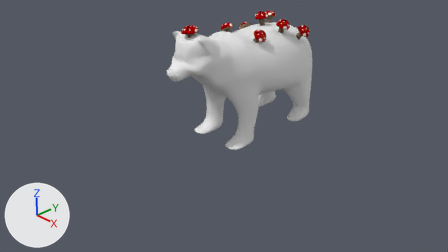
The Blender file Art assets/Bear.blend as it was, and as the next commit left it.
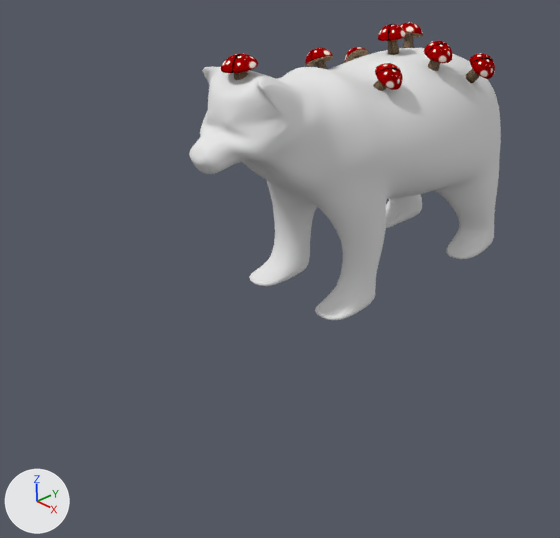
There are two pictures of each version: one from the file's camera 'Camera', one close up on the part from 17% to 76% of the width and 0% to 100% of the height. Arrows for +X, +Y and +Z are at lower left; the lights stay in place.

Names of what the first close-up shows: 'Mush', 'bear'.
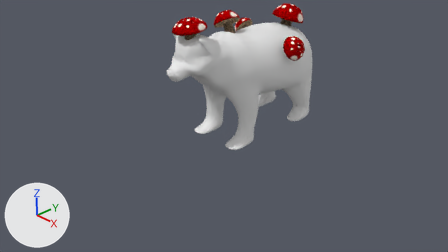
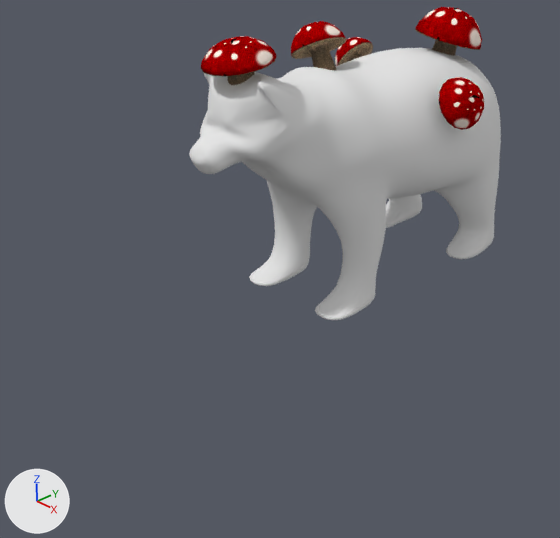
Diff of the bpy script that builds the scene:
```diff
--- a/Art assets/Bear.blend.py
+++ b/Art assets/Bear.blend.py
@@ me_circle_001 @@
 me_circle_001.from_pydata(...)  # 400 vertices, 448 faces; spans x -1.39..0.46, y -2.91..0.34, z 0.01..0.89
 # used by ob_mush; location = (0.41, 2.26, 1.92)
+# me_circle_001 part 1: the loose piece of 50 vertices spanning x -0.64..-0.19, y -2.91..-2.46, z 0.56..0.89 is scaled about its middle by 2.02
+# me_circle_001 part 2: the loose piece of 50 vertices spanning x -1.39..-0.99, y -0.47..-0.1, z 0.01..0.36 is multiplied about its middle by the matrix ((1.575, -0.01, 0.13), (0.072, 1.383, -0.76), (-0.109, 0.764, 1.379)), then moved by (0.0, 0.0, 0.01)
+# me_circle_001 part 3: the loose piece of 50 vertices spanning x -1.03..-0.67, y -1.42..-1.04, z 0.21..0.6 is scaled about its middle by 1.94, then moved by (0.07, -0.07, 0.13)
+# me_circle_001 part 4: the loose piece of 50 vertices spanning x -1.03..-0.63, y -0.03..0.34, z 0.24..0.63 is multiplied about its middle by the matrix ((1.255, -1.695, 1.265), (1.718, 1.676, 0.541), (-1.235, 0.608, 2.039)), then moved by (0.48, 0.04, -0.03)
+# me_circle_001 part 5: the loose piece of 50 vertices spanning x -0.13..0.24, y -0.59..-0.2, z 0.28..0.68 is multiplied about its middle by the matrix ((1.352, 0.093, 1.138), (-0.073, 1.768, -0.058), (-1.14, -0.003, 1.354)), then moved by (0.36, -0.12, -0.41)
+# me_circle_001 part 6: the loose piece of 50 vertices spanning x 0.1..0.46, y -0.14..0.24, z 0.13..0.51 is deleted
+# me_circle_001 part 7: the loose piece of 50 vertices spanning x -0.7..-0.31, y -0.68..-0.28, z 0.37..0.79 is deleted
+# me_circle_001 part 8: the loose piece of 50 vertices spanning x -0.09..0.27, y -1.39..-1.01, z 0.23..0.62 is deleted
 me_circle_001.materials.append(mat_material_001)
```

Boxes [x1, y1, x2, y2] around the edits, measured in the close-ups (560 x 538 px; the box of a moved part takes in the faces that stretch with it):
'Mush', reshaped (77% taller)
    before: [221, 22, 495, 91]
    after: [201, 7, 484, 130]
part 1 of me_circle_001, moved or reshaped
    before: [221, 54, 258, 80]
    after: [201, 36, 277, 85]
part 2 of me_circle_001, moved or reshaped
    before: [344, 47, 369, 63]
    after: [335, 37, 373, 66]
part 3 of me_circle_001, moved or reshaped
    before: [305, 47, 333, 70]
    after: [291, 21, 346, 70]
part 4 of me_circle_001, moved or reshaped
    before: [401, 22, 423, 48]
    after: [415, 7, 482, 56]
part 5 of me_circle_001, moved or reshaped
    before: [424, 41, 453, 71]
    after: [439, 77, 484, 130]
part 6 of me_circle_001, deleted
    before: [466, 53, 495, 83]
part 7 of me_circle_001, deleted
    before: [378, 24, 406, 55]
part 8 of me_circle_001, deleted (red)
    before: [373, 63, 403, 91]
